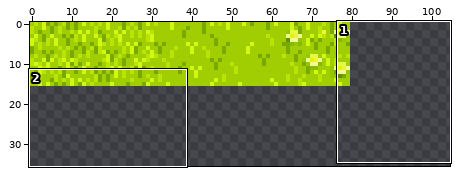
File history of a sprite sheet, core/assets/environment/homegrown/summer.png. Above, an overview of the earlier version with the close-up marked.
Close-up. Before:
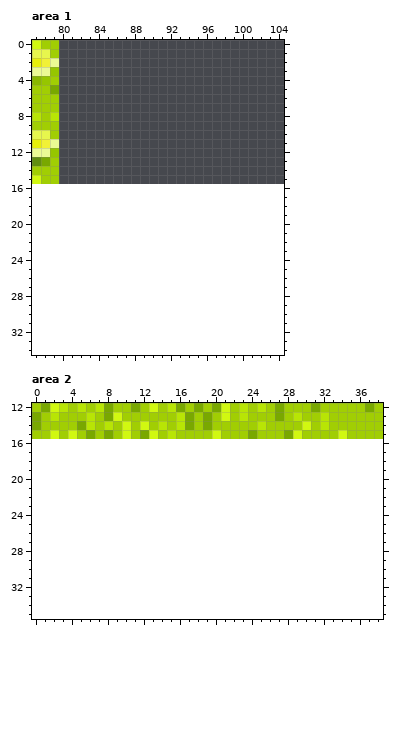
The file is 128x16 pixels. Colours within 5 levels of each other are drawn and written as one. Shown: area 1: x 77..104, y 0..34; area 2: x 0..38, y 12..35. The old version is drawn lined up with the new one, on the new canvas. The wide view leaves out empty margins.
New version:
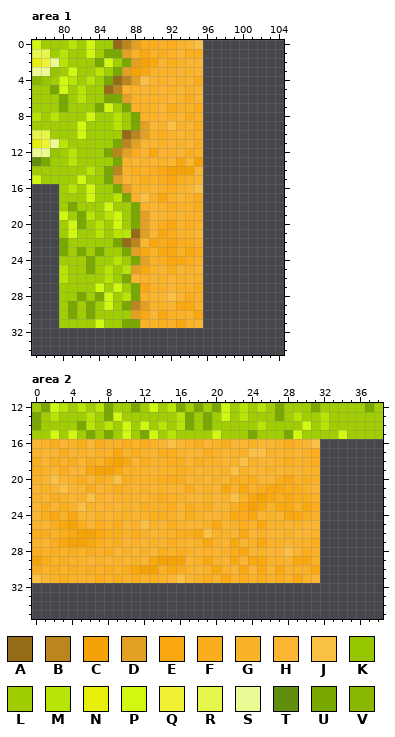
Palette (. is transparent): A #966b18  B #bc861e  C #f5a206  D #e2a124  E #faa80f  F #faad1d  G #fab228  H #fab532  J #fbc046  K #96c600  L #a1ce03  M #b8e505  N #e7f00a  P #d1f811  Q #f1f136  R #e7f64d  S #ebfa94  T #618e0f  U #79a800  V #8ab800
Author's note on the commit: Start on summer tiles Better animation handling
Diff:
canvas 128x16 -> 128x48
Changed rows in their new state; - is an unchanged pixel.
Area 1:
first column x 80:
 0 LMLPLLABDFFGFGHJ
 1 MLLPLUUDGEGFGHFF
 2 MLLLUPLUDCEHFGHH
 3 LPLLMLUDCEGGGHGH
 4 PMLMLUABDJHGHGHF
 5 PLMLLABGGHGHGHGH
 6 ULMLLUUDGGGGHGFH
 7 ULLLUPLUGGGHFGGF
 8 LLLPLLMLUGGHGHFG
 9 LLPLLLMLUDHGJGHF
10 LLPLLLLABDGFGHGG
11 MLLLLLUBDHHGHGHF
12 LMLLLUBDFHEHGHFG
13 LMLLLLUGHGHGHEHC
14 LLLMLUBGFGFECCCH
15 LLPLLUDHGFGFEFGH
16 LMLPLLUDGGHGFGHJ
17 LLLPLLMUGJGEGHGF
18 LULLLPLLUGHGFGGF
19 PLUMLMPLUDHHGHGG
20 LPULMLPLUDHFEGFG
21 LPLLMLMMADHEFGGH
22 ULLLLLUABHEFEFFG
23 ULULULLUDEGEEGEF
24 LLLULLMLUDGFEEFG
25 MLLULMLMDEGHFHGH
26 MLLLLMLUHGHGHGHG
27 LLLLPLPLUEGGHGGF
28 LLULUPLMUGHHJHFG
29 LULULPLUBDGGHEEG
30 LULULLLLDEHEGGGE
31 LLLLPLLUUGGFGEGH
Area 2:
first column x 0:
16 HGFHGFHFGGFGFGHJHGFHGFHHGHHGFGHJ
17 GHHFHGHGGEGFGHFFGHHFGHGGJJGHGHGF
18 FHFGFHFGECEHFGGFFHFGGHGJGHHGFGGF
19 FGHFHHECCEGGGHGGFGHGHGJGHHGHGHGG
20 GHJHGFHFGJFGGGFFFHGHGHFGFHHFEGFG
21 HGHJHHFHGFGHGHGHHFHGHEGEGFEEFFGH
22 GHFGHGJGHGGGHGFGGHHGHGJGECEFEFFG
23 HFHFGJGHGHGHFGGFHFGFHHFECEGEEGEF
24 HFEGEHHGHGGHGFFGHFGHHGEFEHGHEEFG
25 GHFECFHFGFHGJGHFGHHGEHGFGEGGHGHH
26 FFGFECCEFFGFGHGGFFEJGGHEHGHHGHHG
27 GHFECCEFGFHGHGHFGHGEGHEHGEGGHGGF
28 FGFGFGFGFHGHGHFGFGHGHGFEHGHHJHFG
29 CFGFGGHGHGHGHECCCHGEGHEHEEGGHEEG
30 FGFGFGFGFGFECCGEFGHGEGHEHEHEGGGE
31 JHGFGGGFGFGFGFGHJHGFGEGFGFGFGEGH
Pixel boxes of the changes (left, top, right, bottom) in both close-ups:
added: (59, 40, 203, 328)
added: (32, 439, 320, 583)
